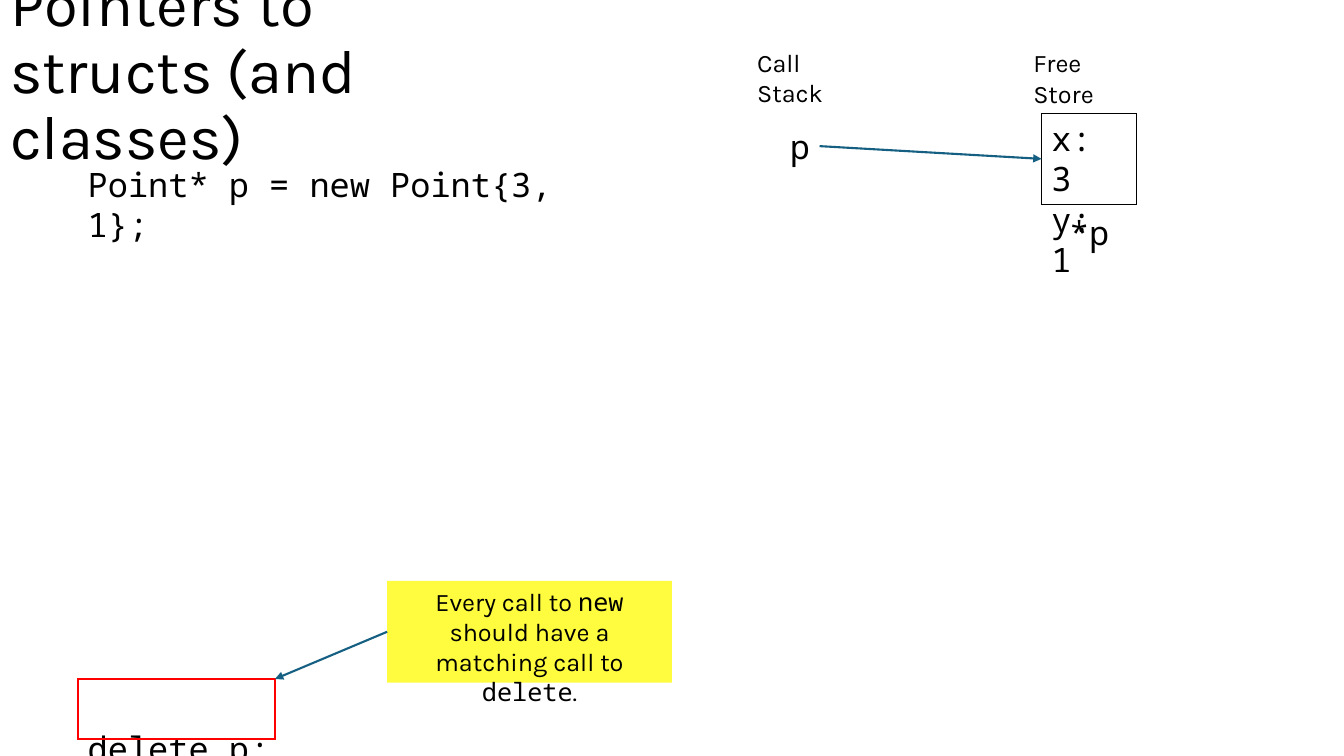
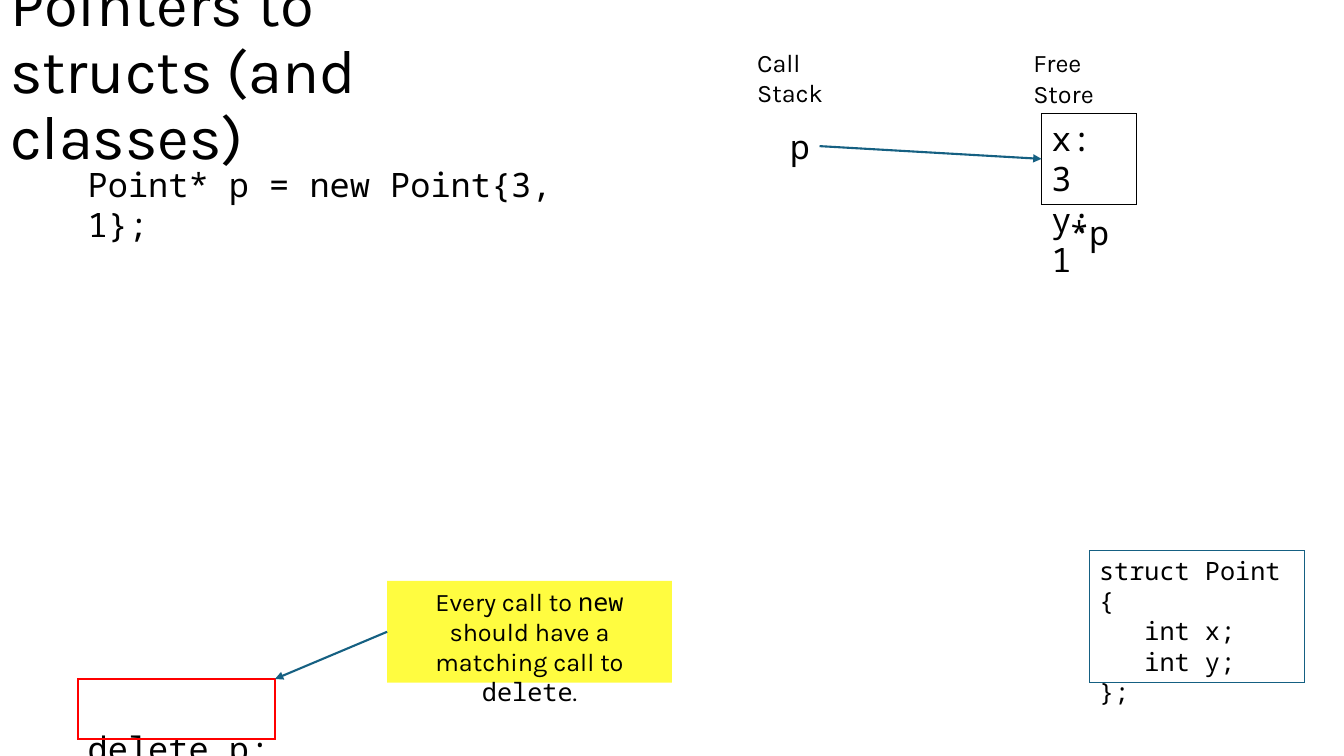
Before and after one commit to tjd1234/cmpt125spring2026, a slide deck: slide 72 of notes/week3/week3.pptx. Drawn at 1344x756 pixels with LibreOffice and Linux fonts; fonts in the diff are those of the drawing. Boxes give left, top, right and bottom in pixels: in the first picture for what was removed or moved away, otherwise in the second. Text is boxed around its words. In the diff, an @@ line names an element or a change of style, - is before the commit and + after.

```diff
--- a/notes/week3/week3.pptx
+++ b/notes/week3/week3.pptx
@@ rectangle added at [1090, 551, 1306, 683], outline #156082 0.75 pt, 18 pt, text #000000 @@
+struct Point {
+int x;
+int y;
+};
```
Also in this commit, not shown: 4 other slides changed.
